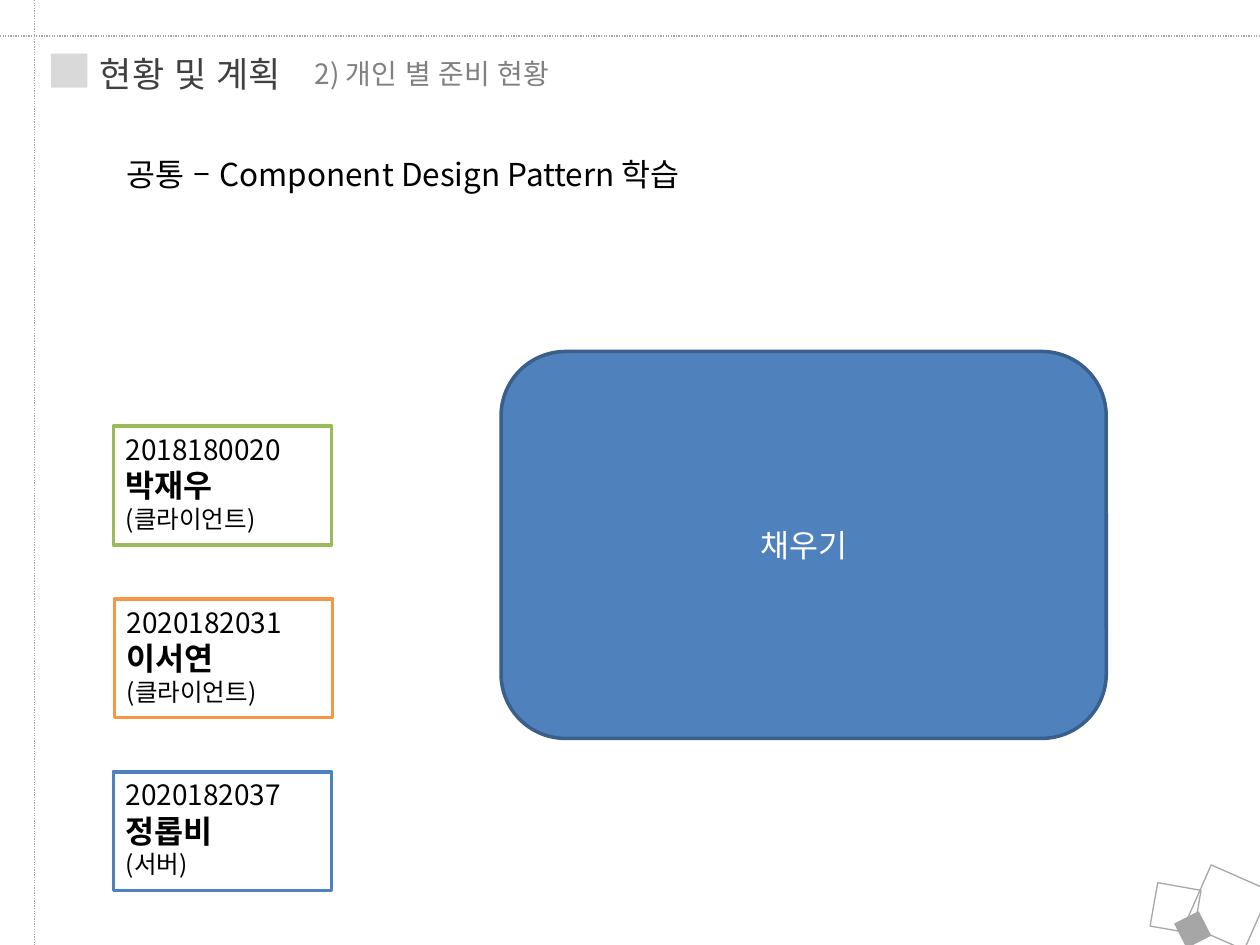
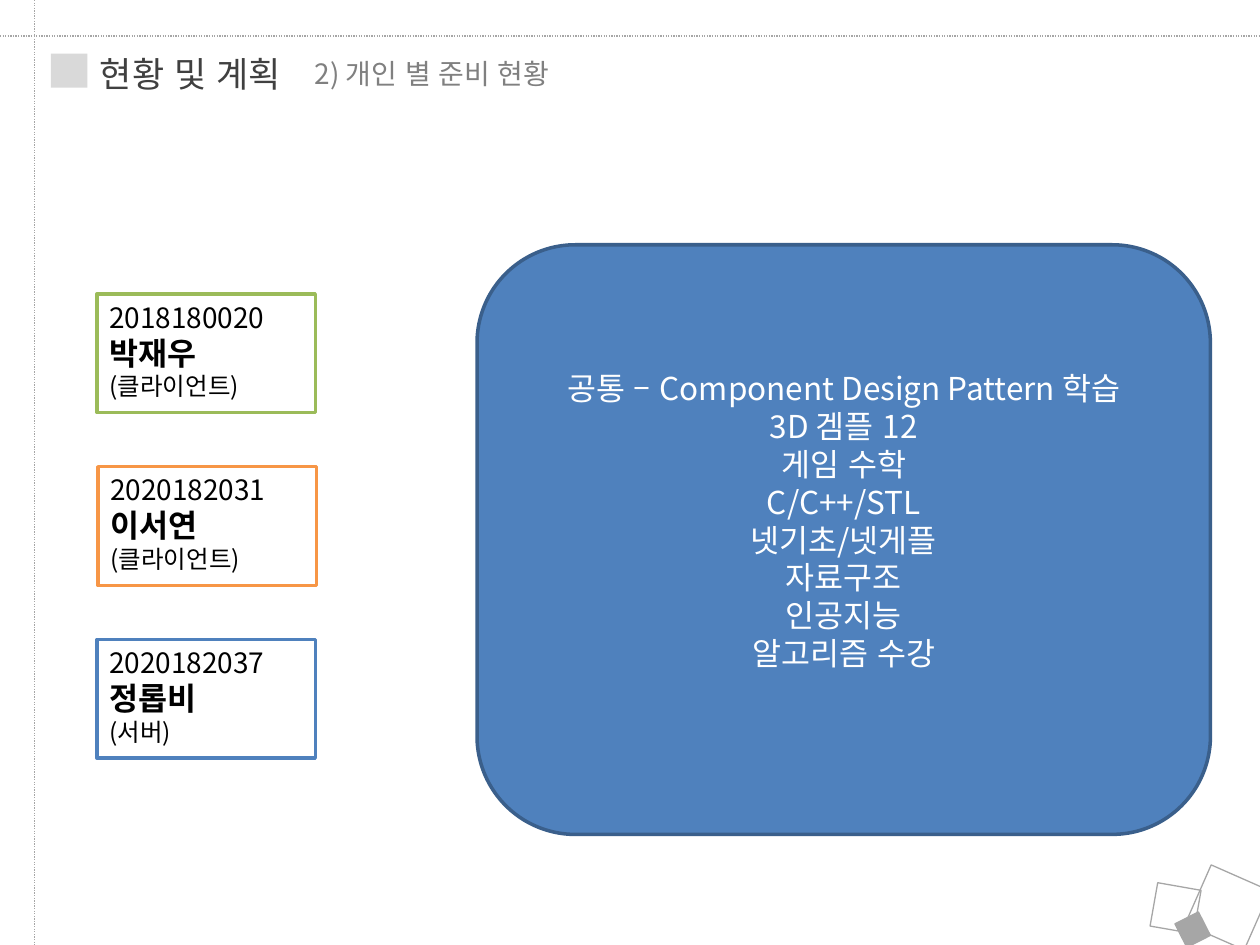
Before and after one commit to JungRobbi/ZolZak, a slide deck: slide 35 of Document/ppt.pptx (slide 32 before the commit). Drawn at 1260x945 pixels with LibreOffice and Linux fonts; fonts in the diff are those of the drawing. Boxes give left, top, right and bottom in pixels: in the first picture for what was removed or moved away, otherwise in the second. Text is boxed around its words. In the diff, an @@ line names an element or a change of style, - is before the commit and + after.

```diff
--- a/Document/ppt.pptx
+++ b/Document/ppt.pptx
@@ text removed at <box>127,159,680,194</box> @@
-공통 – Component Design Pattern 학습
@@ rounded rectangle "공통 – Component Design Pattern ...": place and size @@
-rounded rectangle "공통 – Component Design Pattern ..." at <box>501,352,1106,738</box>
+rounded rectangle "공통 – Component Design Pattern ..." at <box>478,244,1211,834</box>
@@ text in rounded rectangle at <box>567,374,1120,668</box>: text changed @@
-채우기
+공통 – Component Design Pattern 학습
+3D 겜플 12
+게임 수학
+C/C++/STL
+넷기초/넷게플
+자료구조
+인공지능
+알고리즘 수강
@@ 3 rectangles: place and size @@
-3 rectangles at <box>113,426,333,891</box>
+3 rectangles at <box>97,294,316,759</box>
```
Also in this commit, not shown: 11 other slides changed, 4 slides added, 1 slide removed.
